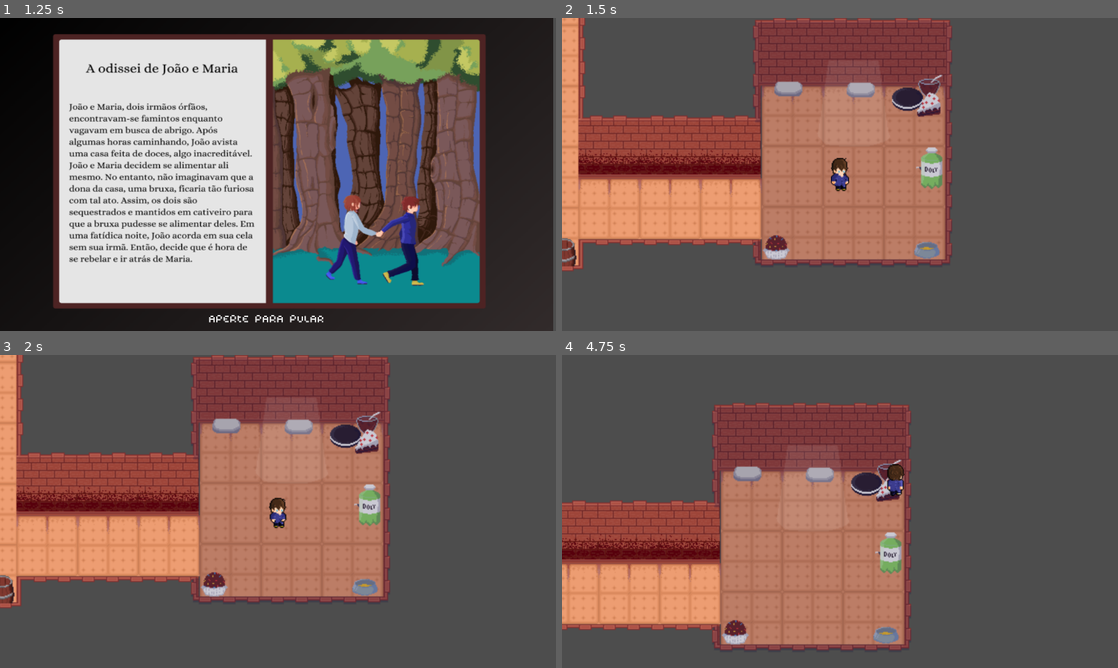
Above: before the commit, frames 1-4 (two rows, left to right).
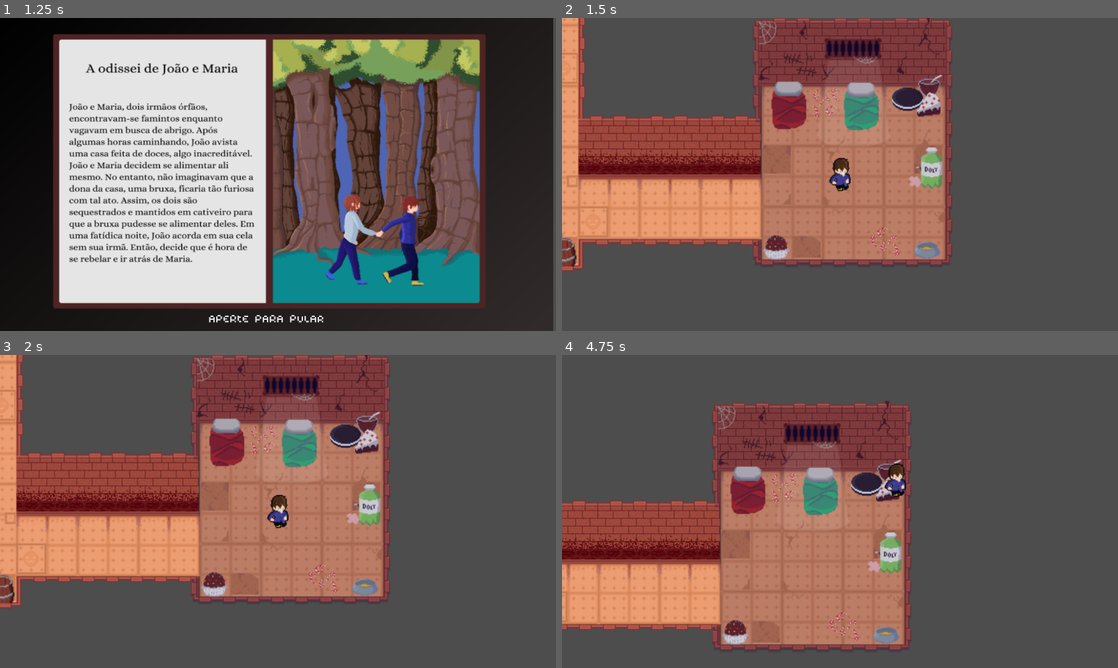
Above: after the commit, the same moments.

Repository: mtab-dev/bulletspeel
Game: Godot game, scene res://scenes/levels/main_menu.tscn
Two runs of this game, one before a commit and one after it. Both use one fixed random seed, a clock stepped at 60 frames per second and the inputs below.
Inputs (mouse positions are in pixels of both pictures, inside the frame that each line leads up to):
- Up to frame 1 (1.25 s): click (283, 233) at 0.5 s
- Up to frame 2 (1.5 s): click (828, 318) at 1.25 s
- Up to frame 3 (2 s): no input
- Up to frame 4 (4.75 s): hold D (right) 2.03-2.78 s; tap Enter at 2.75 s; hold S (down) 2.78-3.53 s; hold D (right) 3.53-4.28 s; tap Space at 4.25 s; hold W (up) from 4.28 s (still down)

Frame 1 is identical in both runs. In frame 2, 3.4% of the frame differs, in the area x 0-69%, y 0-79%; in frame 3, 3.5%; in frame 4, 3.3%.

Commit message:
feat: instance new level one scenario layer

Diff:
--- a/scenes/levels/level_one.tscn
+++ b/scenes/levels/level_one.tscn
@@ -1,8 +1,9 @@
-[gd_scene load_steps=30 format=3 uid="uid://dxbh7ps7n8olg"]
+[gd_scene load_steps=31 format=3 uid="uid://dxbh7ps7n8olg"]
 
 [ext_resource type="Texture2D" uid="uid://cbxfk8rpf2aow" path="res://sprites/primeiro andar pronto/andar 1 paredes.png" id="1_5iv1b"]
 [ext_resource type="PackedScene" uid="uid://ixll8salrlv2" path="res://scenes/player/player.tscn" id="1_bvwrk"]
 [ext_resource type="Texture2D" uid="uid://bpp13dcogdove" path="res://sprites/primeiro andar pronto/andar 1 chão.png" id="1_yfrhe"]
+[ext_resource type="Texture2D" uid="uid://boc58ttlx5c0c" path="res://sprites/primeiro andar pronto/1andar sem colisao.png" id="3_pe0el"]
 [ext_resource type="Texture2D" uid="uid://b1yn52nxvcwet" path="res://sprites/primeiro andar pronto/1andar  colisao completo.png" id="3_sdwrh"]
 [ext_resource type="Texture2D" uid="uid://j6gte2fprari" path="res://sprites/primeiro andar pronto/1andar sombras  completo.png" id="4_fpllv"]
 
@@ -92,6 +93,10 @@
 position = Vector2(13, -498)
 texture = ExtResource("1_yfrhe")
 
+[node name="noCollision" type="Sprite2D" parent="lvlDesign/floor"]
+position = Vector2(-1, -2)
+texture = ExtResource("3_pe0el")
+
 [node name="decoration" type="Sprite2D" parent="lvlDesign"]
 position = Vector2(12, -497)
 texture = ExtResource("3_sdwrh")
@@ -101,6 +106,7 @@
 texture = ExtResource("4_fpllv")
 
 [node name="collision" type="StaticBody2D" parent="."]
+visible = false
 position = Vector2(394, 350)
 
 [node name="CollisionShape2D" type="CollisionShape2D" parent="collision"]
--- a/scenes/player/player.tscn
+++ b/scenes/player/player.tscn
@@ -1,13 +1,6 @@
-[gd_scene load_steps=27 format=3 uid="uid://ixll8salrlv2"]
+[gd_scene load_steps=20 format=3 uid="uid://ixll8salrlv2"]
 
 [ext_resource type="Script" path="res://scripts/player.gd" id="1_qne2s"]
-[ext_resource type="Texture2D" uid="uid://bn0id7mlvgv81" path="res://sprites/player/death/8b77ff9f-289f-4ccb-8312-cb5208f0a946.png" id="3_mygse"]
-[ext_resource type="Texture2D" uid="uid://iy1yr3r2q5ky" path="res://sprites/player/death/8de552b7-55d9-4c71-9c64-96cc8c05a791.png" id="4_c7xbw"]
-[ext_resource type="Texture2D" uid="uid://dm05rwy10fbj5" path="res://sprites/player/death/9c8d20d6-60fe-4df9-b73a-2fd927e9b901.png" id="5_5yqy4"]
-[ext_resource type="Texture2D" uid="uid://l2d40wv5n1e5" path="res://sprites/player/death/69e29bd0-a493-45ce-81ce-ec26bb2036e7.png" id="6_cxsvp"]
-[ext_resource type="Texture2D" uid="uid://bmk4oorn1cftc" path="res://sprites/player/death/105fcc10-04b9-4323-b530-5b27677d4e1c.png" id="7_g7rkv"]
-[ext_resource type="Texture2D" uid="uid://bfyrcm3wqhk68" path="res://sprites/player/death/683dce97-ba76-4b5b-b37e-7f1b13842887.png" id="8_fou8n"]
-[ext_resource type="Texture2D" uid="uid://b1nvt46qyin0" path="res://sprites/player/death/906fc5c9-e87d-4a58-9859-4bb946ec3242.png" id="9_4pfj1"]
 [ext_resource type="Texture2D" uid="uid://dqc8vvxwcduxx" path="res://sprites/player/down/30e06598-4fa0-4c12-8af9-dd0a0cf64480.png" id="10_j2kdm"]
 [ext_resource type="Texture2D" uid="uid://usg6jjfh1g1r" path="res://sprites/player/down/935bf161-2121-4f90-a9a4-a28d6e3323bb.png" id="11_sflnq"]
 [ext_resource type="Texture2D" uid="uid://8m1u5woi1na2" path="res://sprites/player/down/6031a5b4-7844-40f2-a5ed-b48a0e883cd6.png" id="12_0mfeg"]
@@ -27,34 +20,8 @@
 
 [sub_resource type="CapsuleShape2D" id="CapsuleShape2D_drh78"]
 
-[sub_resource type="SpriteFrames" id="SpriteFrames_icnwc"]
+[sub_resource type="SpriteFrames" id="SpriteFrames_yr8oj"]
 animations = [{
-"frames": [{
-"duration": 1.0,
-"texture": ExtResource("3_mygse")
-}, {
-"duration": 1.0,
-"texture": ExtResource("4_c7xbw")
-}, {
-"duration": 1.0,
-"texture": ExtResource("5_5yqy4")
-}, {
-"duration": 1.0,
-"texture": ExtResource("6_cxsvp")
-}, {
-"duration": 1.0,
-"texture": ExtResource("7_g7rkv")
-}, {
-"duration": 1.0,
-"texture": ExtResource("8_fou8n")
-}, {
-"duration": 1.0,
-"texture": ExtResource("9_4pfj1")
-}],
-"loop": true,
-"name": &"death",
-"speed": 5.0
-}, {
 "frames": [{
 "duration": 1.0,
 "texture": ExtResource("10_j2kdm")
@@ -87,7 +54,7 @@
 }],
 "loop": true,
 "name": &"idle",
-"speed": 4.0
+"speed": 5.0
 }, {
 "frames": [{
 "duration": 1.0,
@@ -104,7 +71,7 @@
 }],
 "loop": true,
 "name": &"run",
-"speed": 4.0
+"speed": 5.0
 }, {
 "frames": [{
 "duration": 1.0,
@@ -122,23 +89,6 @@
 "loop": true,
 "name": &"up",
 "speed": 5.0
-}, {
-"frames": [{
-"duration": 1.0,
-"texture": ExtResource("18_pqbw2")
-}, {
-"duration": 1.0,
-"texture": ExtResource("19_if00u")
-}, {
-"duration": 1.0,
-"texture": ExtResource("20_ipwuu")
-}, {
-"duration": 1.0,
-"texture": ExtResource("21_a65dh")
-}],
-"loop": true,
-"name": &"walk",
-"speed": 5.0
 }]
 
 [node name="player" type="CharacterBody2D" node_paths=PackedStringArray("animation")]
@@ -149,15 +99,13 @@
 [node name="CollisionShape2D" type="CollisionShape2D" parent="."]
 shape = SubResource("CapsuleShape2D_drh78")
 
-[node name="AnimatedSprite2D" type="AnimatedSprite2D" parent="."]
-sprite_frames = SubResource("SpriteFrames_icnwc")
-animation = &"walk"
-frame = 3
-frame_progress = 0.480918
-
 [node name="Camera2D" type="Camera2D" parent="."]
 ignore_rotation = false
 zoom = Vector2(2, 2)
 drag_horizontal_enabled = true
 drag_vertical_enabled = true
 editor_draw_limits = true
+
+[node name="AnimatedSprite2D" type="AnimatedSprite2D" parent="."]
+sprite_frames = SubResource("SpriteFrames_yr8oj")
+animation = &"down"
--- a/scripts/player.gd
+++ b/scripts/player.gd
@@ -7,9 +7,8 @@
 func horizontalMovement() -> void:
 	var input_direction: float = Input.get_action_raw_strength("right") - Input.get_action_strength("left")
 	velocity.x = input_direction * speed
-	if velocity.x != 0:
-		animation.play('run')
-		animation.flip_h = (velocity.x < 0)
+	animation.play('run')
+	animation.flip_h = (velocity.x < 0)
 	print(velocity.x)
 
 func verticalMovement() -> void:
--- a/scripts/ui/main_menu.gd
+++ b/scripts/ui/main_menu.gd
@@ -1,7 +1,6 @@
 extends Control
 
 @onready var menu: Control = get_node("menu")
-@onready var button_container: VBoxContainer = menu.get_node("menu/buttonContainer")
 @onready var bgroundSprite: AnimatedSprite2D = get_node("bground")
 #@onready var continue_button: Button = button_container.get_node("continue")
 
Binary file added: sprites/player/grid/grid jao morto e dash.png
Not shown, added: sprites/player/grid/grid jao morto e dash.png.import
Binary file added: sprites/player/grid/grid joao base.png
Not shown, added: sprites/player/grid/grid joao base.png.import
